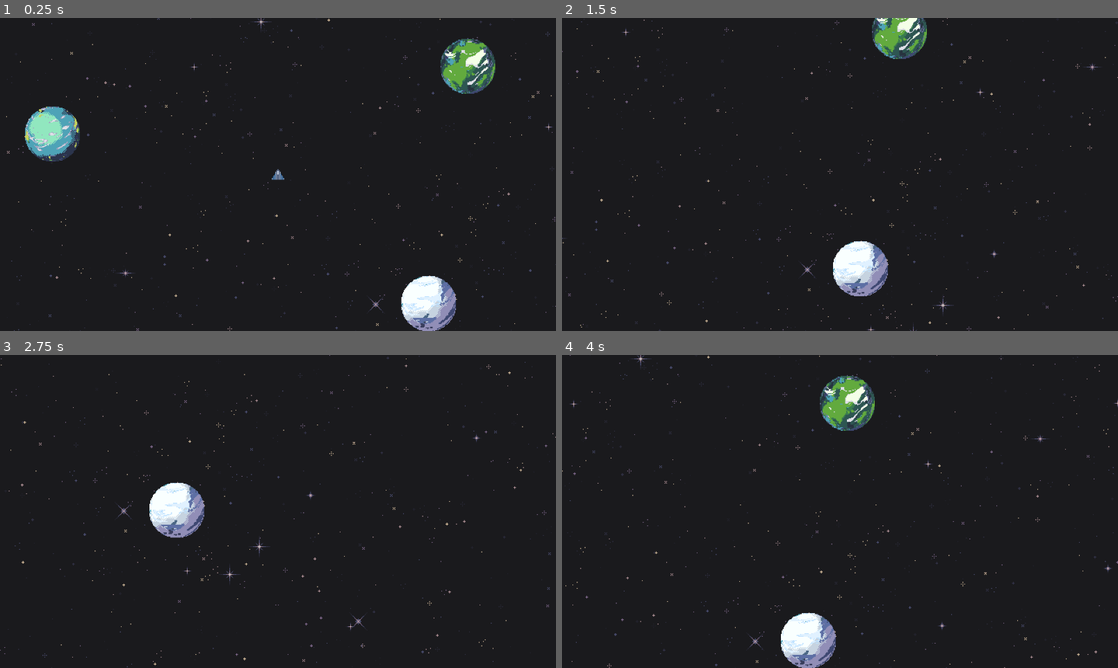
Above: before the commit, frames 1-4 (two rows, left to right).
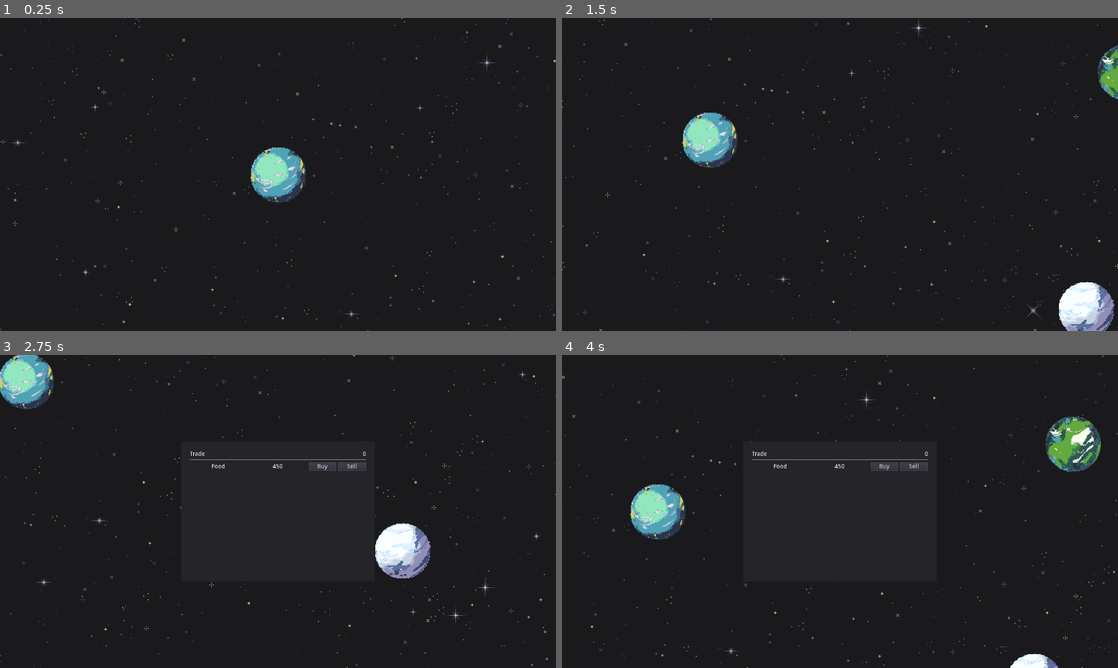
Above: after the commit, the same moments.

Repository: shadowhen/Star-Trader
Game: Godot game, scene res://World.tscn
Two runs of this game, one before a commit and one after it. Both use one fixed random seed, a clock stepped at 60 frames per second and the inputs below.
Inputs (mouse positions are in pixels of both pictures, inside the frame that each line leads up to):
- Up to frame 1 (0.25 s): no input
- Up to frame 2 (1.5 s): tap Enter at 0.5 s; move the mouse to (612, 133) at 0.52 s; press the mouse at (612, 133) at 0.53 s; hold Right (ui_right) 0.53-1.28 s; tap T (trade) at 0.8, 1.35 s; move the mouse to (906, 64) at 1.27 s; release the mouse at (906, 64) at 1.28 s; hold Down (ui_down) from 1.28 s (still down)
- Up to frame 3 (2.75 s): click (344, 401) at 1.55 s; move the mouse to (300, 517) at 2.02 s; release Down (ui_down) at 2.03 s; press the mouse at (300, 517) at 2.03 s; hold Right (ui_right) from 2.03 s (still down); tap T (trade) at 2.3 s
- Up to frame 4 (4 s): move the mouse to (812, 574) at 2.77 s; release Right (ui_right) at 2.78 s; release the mouse at (812, 574) at 2.78 s; hold Up (ui_up) 2.78-3.53 s; tap T (trade) at 2.85, 3.8 s; click (812, 574) at 3.05 s; move the mouse to (1006, 558) at 3.52 s; press the mouse at (1006, 558) at 3.53 s; hold Left (ui_left) from 3.53 s (still down)

The runs differ from the first frame. In frame 1, 6.5% of the frame differs, in the area x 0-100%, y 0-100%; in frame 2, 6.6%; in frame 3, 5.5%; in frame 4, 7.1%.

Commit message:
refactored player for movement and upgrades #3 #4

Diff:
--- /dev/null
+++ b/Game.gd
@@ -0,0 +1,14 @@
+extends Node
+
+onready var player = get_node("Player")
+
+func _ready():
+	for planet in $Planets.get_children():
+		planet.connect("click_move", self, "_on_click_move")
+
+func request_planet_interaction() -> void:
+	$GUI/Trade.visible = not $GUI/Trade.visible
+
+func _on_click_move(target : Vector2) -> void:
+	player.go_to_planet(target)
+	$GUI/Trade.hide()
--- a/Planet.gd
+++ b/Planet.gd
@@ -10,12 +10,4 @@
 func _on_Planet_body_entered(body):
 	if not body.is_in_group("player"):
 		return
-	body.interact_planet = true
-	print("entering " + name)
-
-
-func _on_Planet_body_exited(body):
-	if not body.is_in_group("player"):
-		return
-	body.interact_planet = false
-	print("leaving " + name)
+	# TODO: Update the game with information about the planet
--- a/Planet.tscn
+++ b/Planet.tscn
@@ -20,5 +20,4 @@
 shape = SubResource( 2 )
 
 [connection signal="body_entered" from="." to="." method="_on_Planet_body_entered"]
-[connection signal="body_exited" from="." to="." method="_on_Planet_body_exited"]
 [connection signal="input_event" from="." to="." method="_on_Planet_input_event"]
--- a/Player.gd
+++ b/Player.gd
@@ -1,43 +1,31 @@
-extends KinematicBody2D
+extends Node2D
 
-const SPEED = 250.0
+export(int) var cash
+export(int) var upgrade_level
+export(NodePath) var start_position_path
 
-export var current_balance : int = 100
+onready var parent = get_parent()
+onready var ship = get_node("Ship")
 
-var move_pressed = false
-var target_position = Vector2()
-var interact_planet = false
+var interact_planet = true
 
 func _ready():
-	var planets = get_tree().get_nodes_in_group("planets")
-	for planet in planets:
-		planet.connect("click_move", self, "_update_target_position")
-
-	var trades = get_tree().get_nodes_in_group("trade")
-	for trade in trades:
-		trade.connect("trade_amount", self, "_conduct_trade")
+	# Set where the player's ship should start
+	var start_position = get_node(start_position_path)
+	if start_position != null:
+		position = start_position.global_position
 
 func _unhandled_input(event):
+	# Interacts the planet when the player presses an action
 	if interact_planet and event.is_action_pressed("trade"):
-		$"../GUI/Trade/".visible = not $"../GUI/Trade/".visible
+		parent.request_planet_interaction()
 
-func _update_target_position(target_position):
-	self.target_position = target_position
-
-func _conduct_trade(cargo_type, currency, amount):
-	#print("traded %d for %s" % [amount, ItemTrade.get_cargo_str(cargo_type)])
-
-	# Calculate new balance
-	current_balance += currency
-	print("Current balance: %d" % current_balance)
-
-func _physics_process(delta):
-	var direction_vec = target_position - global_position
-	var direction_normal = direction_vec.normalized()
-
-	if direction_vec.length() < 5:
-		return
-	move_and_collide(direction_normal * SPEED * delta)
+func go_to_planet(target):
+	# Prevents player from picking another planet to move
+	# while the ship is traveling
+	if interact_planet:
+		interact_planet = false
+		ship.go_to_planet(target)
 
 # This function implements both ship upgrades.
 func _ship_upgrade(current_balance, current_ship_upgrade):
@@ -62,3 +50,7 @@
 	# Fully Upgraded.
 	else:
 		print("Your ship is fully upgraded traveler! ")
+
+func _on_Ship_reached_target():
+	# Allows the player to interact with the planet
+	interact_planet = true
--- a/Player.tscn
+++ b/Player.tscn
@@ -1,18 +1,18 @@
 [gd_scene load_steps=4 format=2]
 
-[ext_resource path="res://art/player-ship.png" type="Texture" id=1]
-[ext_resource path="res://Player.gd" type="Script" id=2]
+[ext_resource path="res://Player.gd" type="Script" id=1]
+[ext_resource path="res://PlayerCamera.gd" type="Script" id=2]
+[ext_resource path="res://PlayerShip.tscn" type="PackedScene" id=3]
 
-[sub_resource type="CircleShape2D" id=1]
-radius = 6.0
+[node name="Player" type="Node2D"]
+script = ExtResource( 1 )
 
-[node name="Player" type="KinematicBody2D" groups=["player"]]
-collision_layer = 2
+[node name="Ship" parent="." instance=ExtResource( 3 )]
+
+[node name="Camera" type="Camera2D" parent="."]
+current = true
+zoom = Vector2( 0.5, 0.5 )
 script = ExtResource( 2 )
+move_speed = 200.0
 
-[node name="CollisionShape2D" type="CollisionShape2D" parent="."]
-position = Vector2( 0, 1 )
-shape = SubResource( 1 )
-
-[node name="Sprite" type="Sprite" parent="."]
-texture = ExtResource( 1 )
+[connection signal="reached_target" from="Ship" to="." method="_on_Ship_reached_target"]
--- /dev/null
+++ b/PlayerShip.gd
@@ -0,0 +1,27 @@
+extends KinematicBody2D
+
+signal reached_target
+
+export(float) var speed = 250.0
+
+var target_position = Vector2()
+var moving = false
+
+# Set the target where the player's ship will go to
+func go_to_planet(planet_position):
+	target_position = planet_position
+	moving = true
+
+	# Rotate the ship where it points towards the planet destination
+	look_at(target_position)
+	rotate(PI / 2)
+
+func _physics_process(delta):
+	var direction_vec = target_position - global_position
+	var direction_normal = direction_vec.normalized()
+
+	if direction_vec.length() < 5 and moving:
+		moving = false
+		emit_signal("reached_target")
+	elif moving:
+		move_and_collide(direction_normal * speed * delta)
--- /dev/null
+++ b/PlayerShip.tscn
@@ -0,0 +1,18 @@
+[gd_scene load_steps=4 format=2]
+
+[ext_resource path="res://art/player-ship.png" type="Texture" id=1]
+[ext_resource path="res://PlayerShip.gd" type="Script" id=2]
+
+[sub_resource type="CircleShape2D" id=1]
+radius = 6.0
+
+[node name="Ship" type="KinematicBody2D" groups=["player"]]
+collision_layer = 2
+script = ExtResource( 2 )
+
+[node name="CollisionShape2D" type="CollisionShape2D" parent="."]
+position = Vector2( 0, 1 )
+shape = SubResource( 1 )
+
+[node name="Sprite" type="Sprite" parent="."]
+texture = ExtResource( 1 )
--- a/World.tscn
+++ b/World.tscn
@@ -1,14 +1,15 @@
 [gd_scene load_steps=8 format=2]
 
-[ext_resource path="res://Player.tscn" type="PackedScene" id=1]
+[ext_resource path="res://art/ice_world.png" type="Texture" id=1]
 [ext_resource path="res://art/space-background.png" type="Texture" id=2]
-[ext_resource path="res://Trade.tscn" type="PackedScene" id=3]
-[ext_resource path="res://Planet.tscn" type="PackedScene" id=4]
-[ext_resource path="res://PlayerCamera.gd" type="Script" id=6]
-[ext_resource path="res://art/wet_world.png" type="Texture" id=7]
-[ext_resource path="res://art/ice_world.png" type="Texture" id=8]
+[ext_resource path="res://art/wet_world.png" type="Texture" id=3]
+[ext_resource path="res://Trade.tscn" type="PackedScene" id=4]
+[ext_resource path="res://Planet.tscn" type="PackedScene" id=5]
+[ext_resource path="res://Player.tscn" type="PackedScene" id=6]
+[ext_resource path="res://Game.gd" type="Script" id=8]
 
 [node name="World" type="Node2D"]
+script = ExtResource( 8 )
 
 [node name="ParallaxBackground" type="ParallaxBackground" parent="."]
 
@@ -20,34 +21,32 @@
 texture = ExtResource( 2 )
 centered = false
 
-[node name="Player" parent="." instance=ExtResource( 1 )]
+[node name="Player" parent="." instance=ExtResource( 6 )]
+position = Vector2( -181, -36 )
+cash = 100
+start_position_path = NodePath("../Planets/Planet")
 
-[node name="Camera" type="Camera2D" parent="."]
-current = true
-zoom = Vector2( 0.5, 0.5 )
-smoothing_speed = 6.0
-script = ExtResource( 6 )
-move_speed = 200.0
+[node name="Planets" type="Node" parent="."]
 
-[node name="Planet" parent="." instance=ExtResource( 4 )]
+[node name="Planet" parent="Planets" instance=ExtResource( 5 )]
 position = Vector2( -260, -47 )
 
-[node name="Planet2" parent="." instance=ExtResource( 4 )]
+[node name="Planet2" parent="Planets" instance=ExtResource( 5 )]
 position = Vector2( 218, -125 )
 
-[node name="Sprite" parent="Planet2" index="0"]
-texture = ExtResource( 7 )
+[node name="Sprite" parent="Planets/Planet2" index="0"]
+texture = ExtResource( 3 )
 
-[node name="Planet3" parent="." instance=ExtResource( 4 )]
+[node name="Planet3" parent="Planets" instance=ExtResource( 5 )]
 position = Vector2( 173, 148 )
 
-[node name="Sprite" parent="Planet3" index="0"]
-texture = ExtResource( 8 )
+[node name="Sprite" parent="Planets/Planet3" index="0"]
+texture = ExtResource( 1 )
 
 [node name="GUI" type="CanvasLayer" parent="."]
 
-[node name="Trade" parent="GUI" instance=ExtResource( 3 )]
+[node name="Trade" parent="GUI" instance=ExtResource( 4 )]
 visible = false
 
-[editable path="Planet2"]
-[editable path="Planet3"]
+[editable path="Planets/Planet2"]
+[editable path="Planets/Planet3"]
